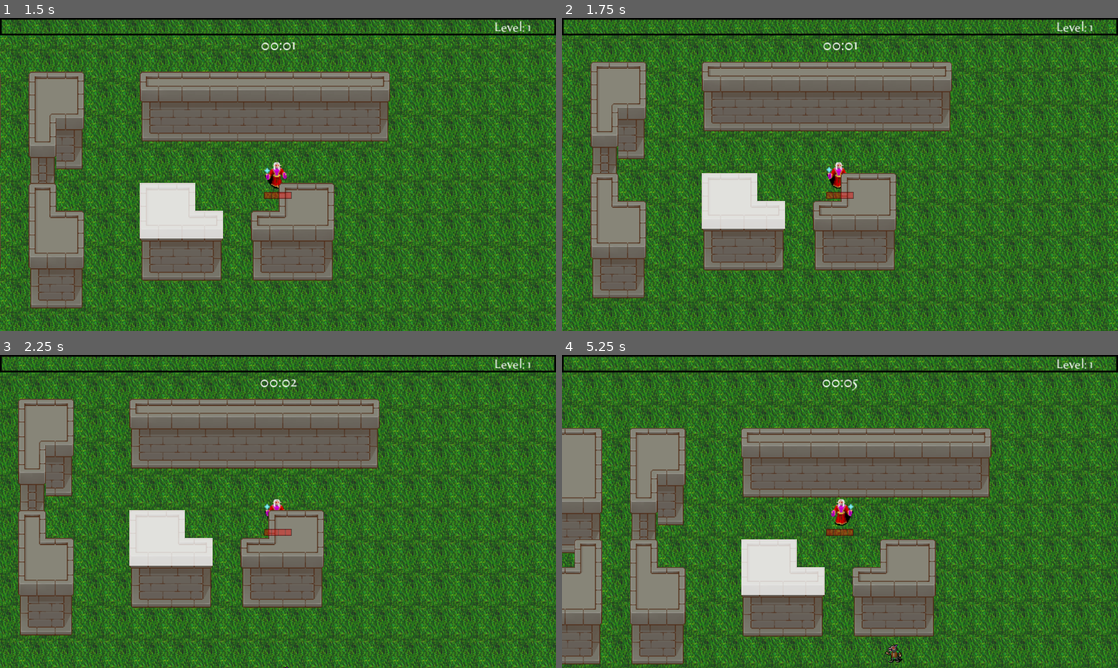
Above: before the commit, frames 1-4 (two rows, left to right).
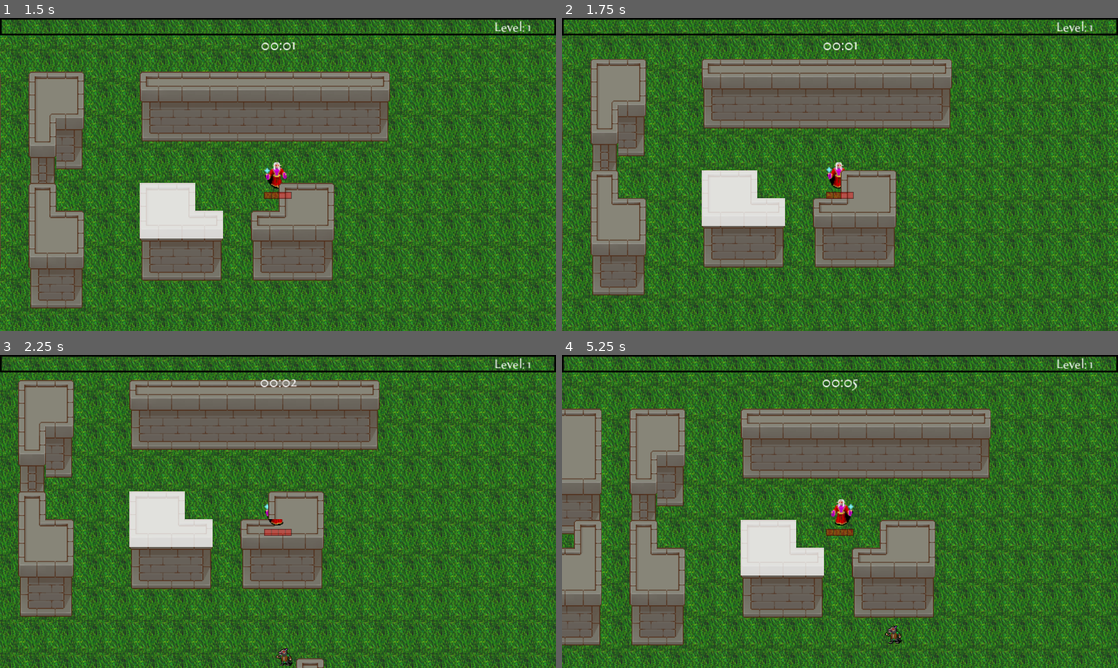
Above: after the commit, the same moments.

Repository: hlalljie/vampire-survivor_castle-defense
Game: Godot game, scene res://World/test_world.tscn
The game is run twice, just before and just after one commit, with the same random seed, the same clock (stepped at 60 frames per second) and the same inputs. Sound files missing from this copy of the repository are replaced by a short silence.
Inputs (mouse positions are in pixels of both pictures, inside the frame that each line leads up to):
- Up to frame 1 (1.5 s): tap Enter at 0.5 s; move the mouse to (400, 158) at 0.52 s; hold D (right) 0.53-1.28 s; click (400, 158) at 0.6 s; move the mouse to (166, 190) at 1.27 s; hold S (down) from 1.28 s (still down); click (166, 190) at 1.35 s
- Up to frame 2 (1.75 s): keep holding S (down)
- Up to frame 3 (2.25 s): move the mouse to (333, 442) at 2.02 s; release S (down) at 2.03 s; hold D (right) from 2.03 s (still down); click (333, 442) at 2.1 s
- Up to frame 4 (5.25 s): move the mouse to (812, 574) at 2.77 s; release D (right) at 2.78 s; hold W (up) 2.78-3.53 s; click (812, 574) at 2.85 s; move the mouse to (1006, 558) at 3.52 s; hold A (left) 3.53-5.03 s; click (1006, 558) at 3.6 s; move the mouse to (673, 464) at 4.27 s; click (673, 464) at 4.35 s; move the mouse to (867, 511) at 5.02 s; hold S (down) from 5.03 s (still down); click (867, 511) at 5.1 s

Frame 1 is identical in both runs. In frame 2, 39% of the frame differs, in the area x 0-100%, y 0-100%; in frame 3, 48%; in frame 4, 50%.

Commit message:
Added single collision box for groups

Diff:
--- a/Player/player.gd
+++ b/Player/player.gd
@@ -94,8 +94,40 @@
 	# setup health bar
 	_on_hurt_box_hurt(0, 0, 0)
 
-func _physics_process(_delta: float) -> void:
+func _physics_process(delta: float) -> void:
 	movement()
+	#collide_movement(delta)
+func collide_movement(delta) -> void:
+	# Collect movement vector from input (either 0 or 1 for every direction)
+	var move: Vector2 = Input.get_vector("left", "right", "up", "down")
+
+	# Face player sprite in correct direction
+	if move.x > 0:
+		sprite.flip_h = true
+	elif move.x < 0:
+		sprite.flip_h = false
+
+	# Walk animation
+	# only animate when moving
+	if move != Vector2.ZERO:
+		# if walk animation timer is done, go to next animation
+		if walkTimer.is_stopped():
+			# go to next animation (looping)
+			sprite.frame = (sprite.frame + 1) % (sprite.hframes)
+			# restart walk timer
+			walkTimer.start()
+
+		# update last movement, rounding brings diagonal unit vector to 1, 1 (instead of .7, .7)
+		last_movement = move.round()
+
+	# set velocity as the unit vector of move multiplied by the movement speed
+	velocity = move.normalized() * movement_speed
+	# move and set to slide on collision
+	var collision = move_and_collide(velocity * delta)
+	if collision:
+		var normal = collision.get_normal()
+		velocity = velocity.slide(normal)
+		move_and_collide(velocity * delta)
 
 func movement() -> void:
 	# Collect movement vector from input (either 0 or 1 for every direction)
--- a/World/Tilemaps/hurt_group.tscn
+++ b/World/Tilemaps/hurt_group.tscn
@@ -20,4 +20,9 @@
 [node name="HurtBox" parent="." instance=ExtResource("2_kuigb")]
 collision_mask = 16
 
+[node name="StaticBody2D" type="StaticBody2D" parent="."]
+z_as_relative = false
+
+[node name="CollisionPolygon2D" type="CollisionPolygon2D" parent="StaticBody2D"]
+
 [editable path="HurtBox"]
--- a/hurt_group.gd
+++ b/hurt_group.gd
@@ -2,46 +2,67 @@
 
 @onready var parent_layer: TileMapLayer = get_parent()
 @onready var hurt_collision_shape: CollisionShape2D = $HurtBox/CollisionShape2D
+@onready var static_collision_body: StaticBody2D = $StaticBody2D
+@onready var static_collision_shape: CollisionPolygon2D = $StaticBody2D/CollisionPolygon2D
+
+@export var hp = 100
 
 func _ready():
 	create_combined_collision_polygon()
+	# turn off collisions on parent
+	parent_layer.collision_enabled = false
 
 func create_combined_collision_polygon() -> void:
 	# create an empty polygon to merge with all parent polygons
-	var new_collision_polygon: PackedVector2Array = PackedVector2Array()
+	var new_collision_polygon_points: PackedVector2Array = PackedVector2Array()
 
 	for cell in get_used_cells():
 
-		# get tile's data
-		var parent_tile_data: TileData = parent_layer.get_cell_tile_data(cell)
-		# get tile's collision polygon
-		var parent_local_poly: PackedVector2Array = parent_tile_data.get_collision_polygon_points(0, 0)
-		# get cell's global position
-		var cell_position: Vector2i = Vector2i(cell.x, cell.y)
+		# apply coordinates to parent tile data's collision polygon
+		var parent_poly: PackedVector2Array = get_cell_collision_polygon(cell)
 
-		# apply coordinates to parent tile data's collision polygon
-		var transformed_poly: PackedVector2Array = apply_coordinates_to_polygon(parent_local_poly, cell_position)
-		print(transformed_poly)
 		# merge the transformed polygon with the new collision polygon
-		new_collision_polygon = Geometry2D.merge_polygons(new_collision_polygon, transformed_poly)[0]
+		new_collision_polygon_points = Geometry2D.merge_polygons(new_collision_polygon_points, parent_poly)[0]
 
-		# remove parent tile data's collision polygon
-		# parent_tile_data.remove_collision_polygon(0, 0)
-
-	#set hurt collision polygon to our new combined collision polygon
+	new_collision_polygon_points = PackedVector2Array([Vector2(0, 32), Vector2(32, 32), Vector2(32, 97), Vector2(-64, 97), Vector2(-64, 12), Vector2(0, 12)])
+	# create the polygon shape
 	var hurt_collision_polygon: ConvexPolygonShape2D = ConvexPolygonShape2D.new()
-	hurt_collision_polygon.set_points(new_collision_polygon)
-	hurt_collision_shape.set_shape(hurt_collision_polygon)
-
-func apply_coordinates_to_polygon(polygon: PackedVector2Array, cell_position: Vector2i) -> PackedVector2Array:
-	var coordinate_adjustment = Vector2i(cell_position.x * 32 + 16, cell_position.y * 32 + 16)
-	var transformed_polygon = PackedVector2Array()
-
-	for point in polygon:
-		transformed_polygon.append(point + Vector2(coordinate_adjustment))
-
-	return transformed_polygon
+	var static_collision_polygon: ConvexPolygonShape2D = ConvexPolygonShape2D.new()
+	hurt_collision_polygon.set_point_cloud(new_collision_polygon_points)
+	static_collision_polygon.set_point_cloud(new_collision_polygon_points)
+	#set collision polygons for hurtgroup to our new combined collision polygon
+	#hurt_collision_shape.set_shape(hurt_collision_polygon)
+	print(new_collision_polygon_points)
+	static_collision_shape.set_polygon(new_collision_polygon_points)
 
 
-func _on_hurt_box_hurt(damage: int, angle: Vector2, knockback: int) -> void:
-	print("hit damage: %d, angle: %s, knockback: %d" % [damage, angle, knockback])
+func get_cell_collision_polygon(cell: Vector2i) -> PackedVector2Array:
+	# get tile's data
+	var tile_data: TileData = parent_layer.get_cell_tile_data(cell)
+	var tile_size = parent_layer.tile_set.tile_size[0]
+	# get tile's collision polygon
+	var local_poly: PackedVector2Array = tile_data.get_collision_polygon_points(0, 0)
+
+	# find adjusted coordinates, multiply by tile size and offset by half the tile size to account for centered position
+	# tilesize must be even
+	var coordinate_adjustment = Vector2i(cell.x * tile_size + (tile_size >> 1), cell.y * tile_size + (tile_size >> 1))
+
+	# apply the translation to every point in the polygon
+	var translated_polygon = PackedVector2Array()
+	for point in local_poly:
+		translated_polygon.append(Vector2(Vector2i(point) + coordinate_adjustment))
+
+	# remove parent tile data's collision polygon
+	# tile_data.remove_collision_polygon(0, 0)
+
+	return translated_polygon
+
+
+func _on_hurt_box_hurt(damage: int, _angle: Vector2, _knockback: int) -> void:
+	hp -= damage
+	print("Hurt Group hit for %d damage. HP left: %d" % [damage, hp])
+	if hp <= 0:
+		destroy_group()
+
+func destroy_group() -> void:
+	print("Hurt Group destroyed")
--- a/project.godot
+++ b/project.godot
@@ -73,3 +73,7 @@
 2d_physics/layer_3="Enemy"
 2d_physics/layer_4="Loot"
 2d_physics/layer_5="Building"
+
+[physics]
+
+common/physics_jitter_fix=2.0
